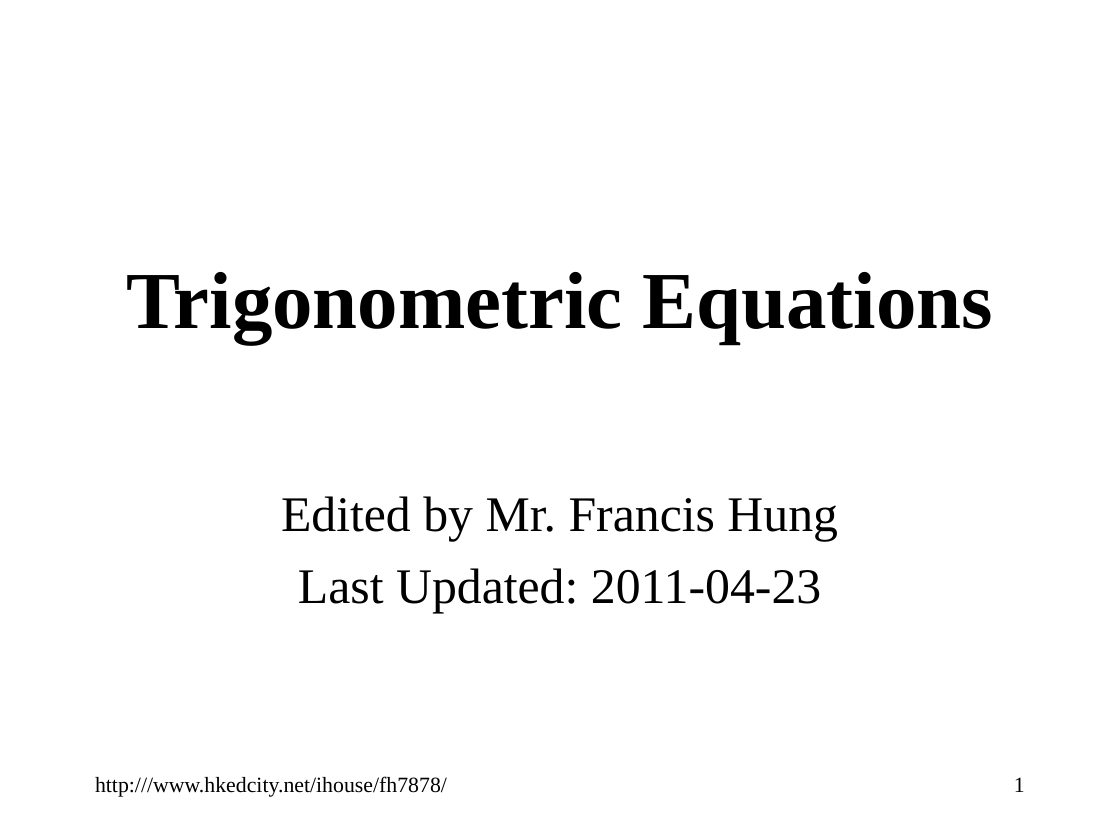
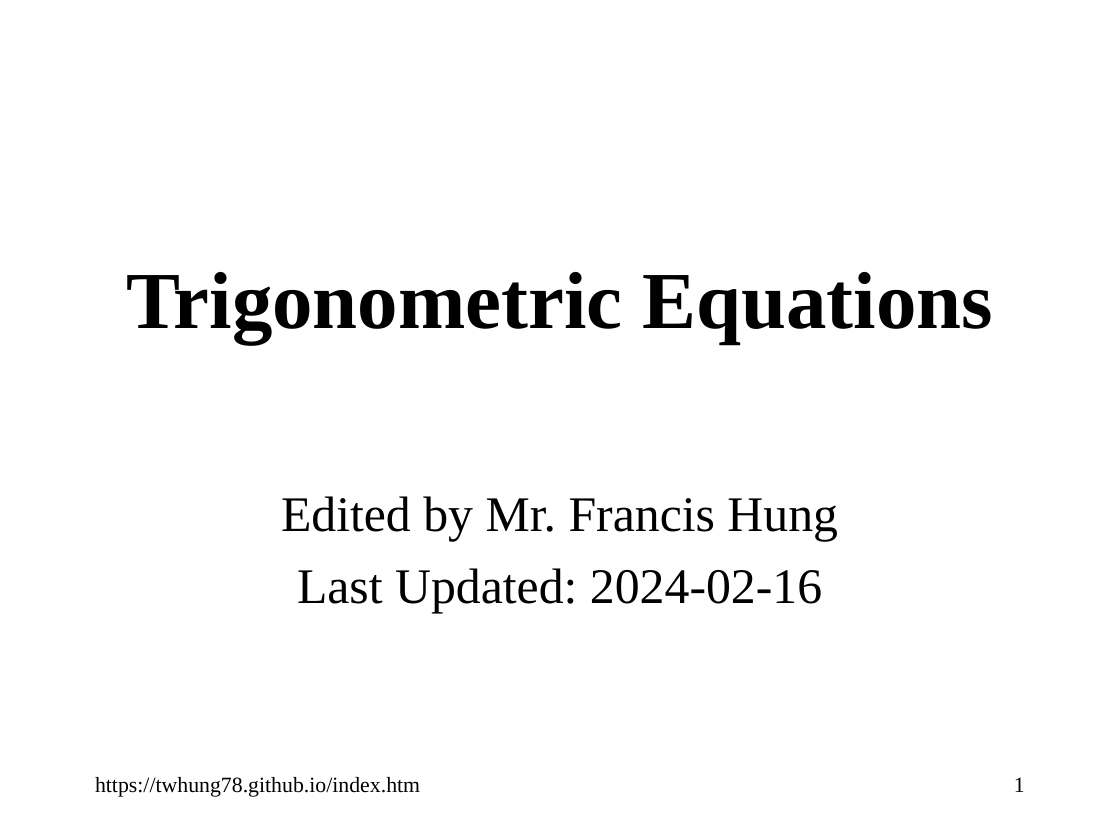
Before and after one commit to twhung78/twhung78.github.io, a slide deck: slide 1 of Trigonometry/Trigonometric_Equations.ppt. Drawn at 1120x840 pixels with LibreOffice and Linux fonts; fonts in the diff are those of the drawing. Boxes give left, top, right and bottom in pixels: in the first picture for what was removed or moved away, otherwise in the second. Text is boxed around its words. In the diff, an @@ line names an element or a change of style, - is before the commit and + after.

```diff
--- a/Trigonometry/Trigonometric_Equations.ppt
+++ b/Trigonometry/Trigonometric_Equations.ppt
@@ subtitle at <box>297,568,822,613</box>: text changed @@
-Last Updated: 2011-04-23
+Last Updated: 2024-02-16
@@ text at <box>95,777,420,797</box>: text changed @@
-http:///www.hkedcity.net/ihouse/fh7878/
+https://twhung78.github.io/index.htm
```
Also in this commit, not shown: 18 other slides changed.
